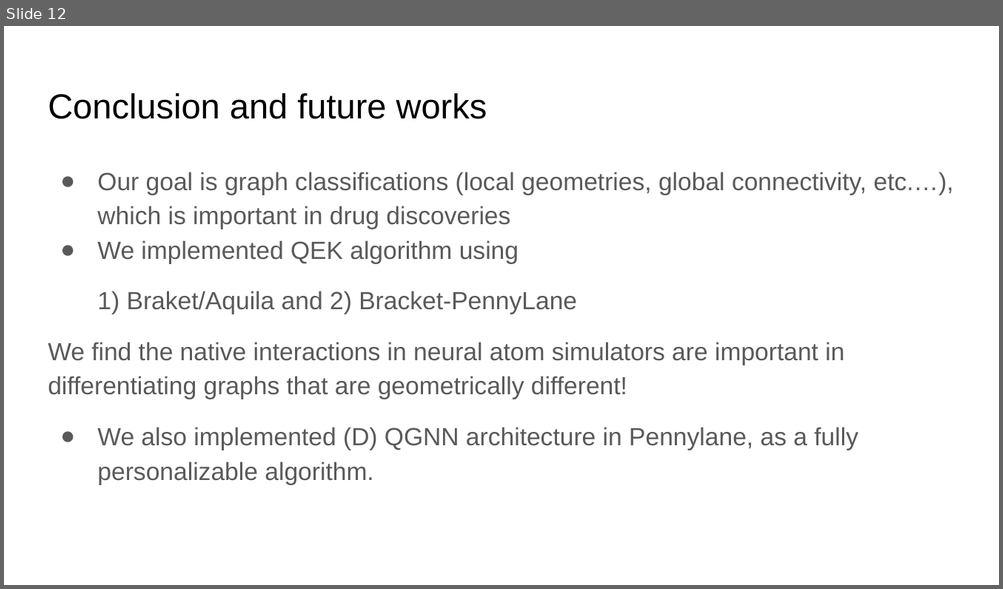
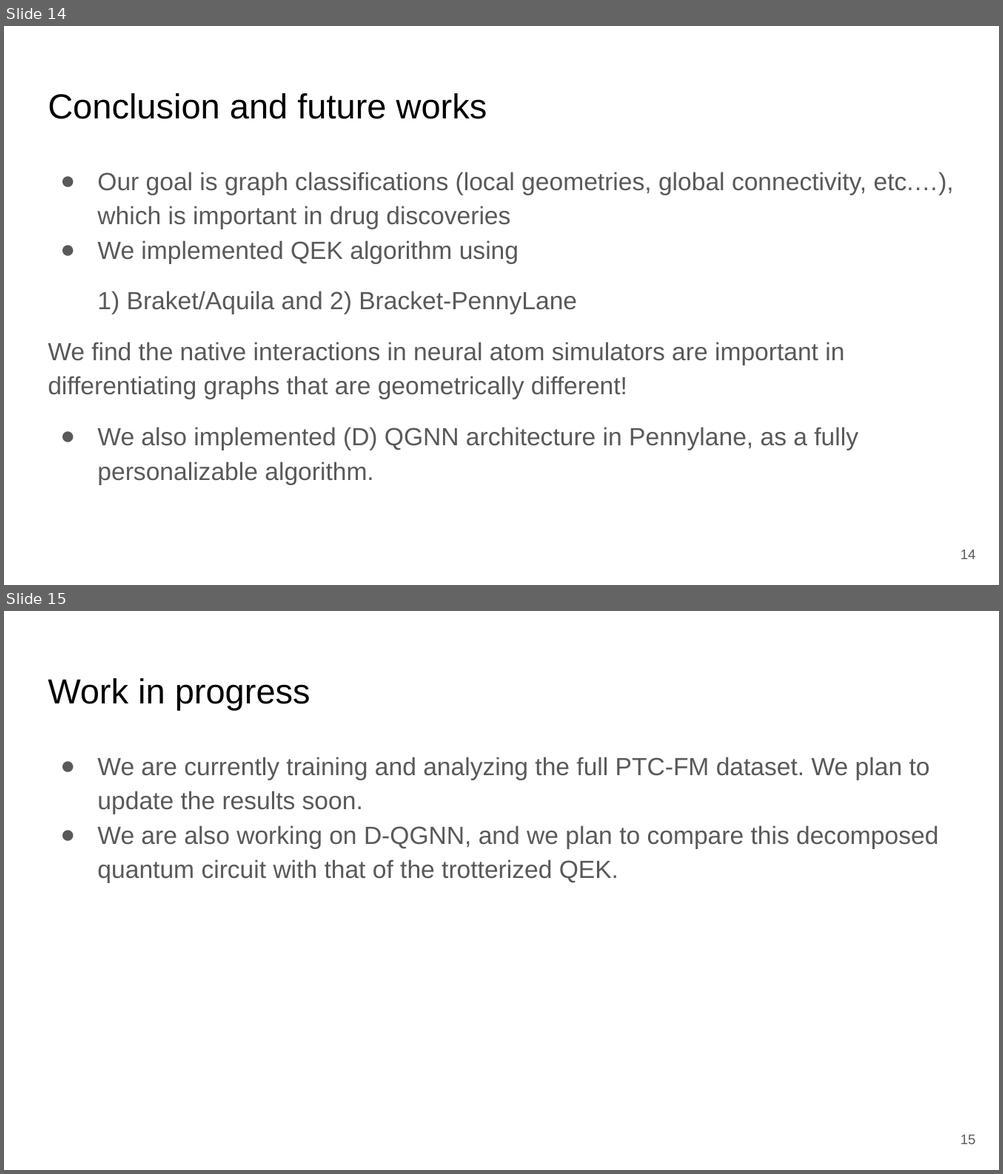
Before and after one commit to teng10/qhack23_rydberg_graph, a slide deck: Qhack_presentation.pptx. Shown one above the other, each under a label of ours: slide 12 before the commit, slides 14 and 15 after it. The pictures are 1003x589 and 1003x1174 pixels, drawn with LibreOffice and Linux fonts; fonts in the diff are those of the drawing. Boxes give left, top, right and bottom in pixels: in the first picture for what was removed or moved away, otherwise in the second. Text is boxed around its words. In the diff, an @@ line names an element or a change of style, - is before the commit and + after.

```diff
--- a/Qhack_presentation.pptx
+++ b/Qhack_presentation.pptx
@@ slide 15 added at (4, 611, 999, 1170), background #FFFFFF @@
@@ title added at (48, 678, 310, 710), 25.2 pt, text #000000 @@
+Work in progress
@@ text added at (97, 757, 938, 883), 18 pt, text #595959 @@
+● We are currently training and analyzing the full PTC-FM dataset. We plan to update the results soon.
+● We are also working on D-QGNN, and we plan to compare this decomposed quantum circuit with that of the trotterized QEK.
@@ page number added at (960, 1135, 976, 1145), 10 pt, text #595959 @@
+15
@@ what was slide 12 is now slide 14 @@
@@ slide 14 changed as well @@
@@ page number added at (960, 550, 976, 560), 10 pt, text #595959 @@
+14
```
Also in this commit, not shown: 14 other slides changed, 2 other slides added, 4 other files.
